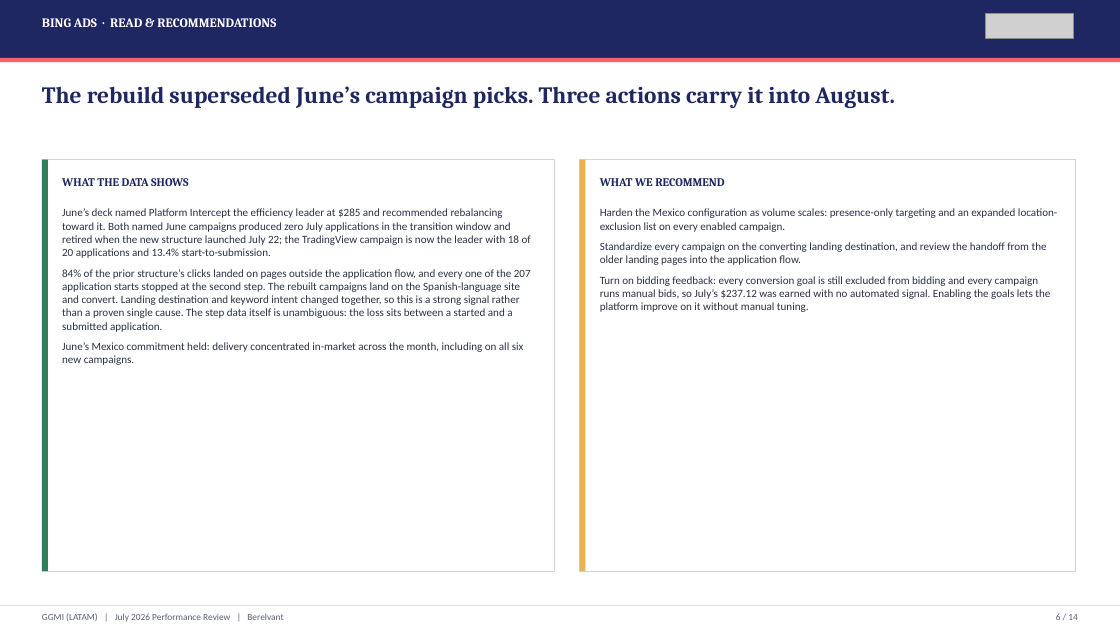
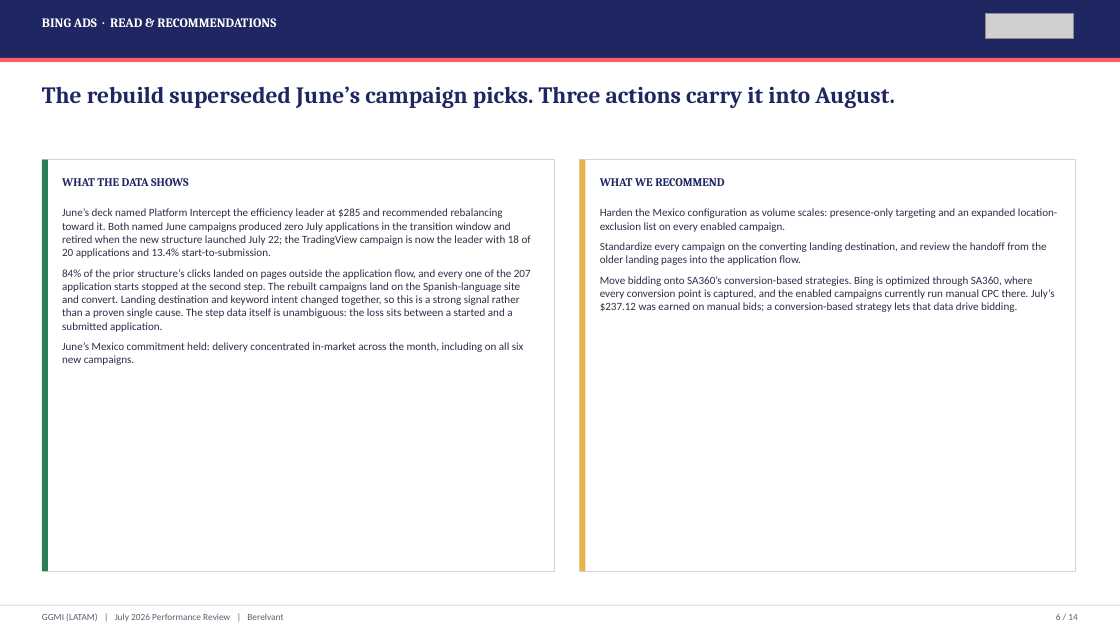
Before and after one commit to hablapro/brlvnt-reporting-hub, a slide deck: slide 6 of reports/forex/ggmi/2026-07/output/GGMI_LATAM_July_2026_Performance_Review.pptx. Drawn at 1120x630 pixels with LibreOffice and Linux fonts; fonts in the diff are those of the drawing; grey boxes stand for pictures. Boxes give left, top, right and bottom in pixels: in the first picture for what was removed or moved away, otherwise in the second. Text is boxed around its words. In the diff, an @@ line names an element or a change of style, - is before the commit and + after.

```diff
--- a/reports/forex/ggmi/2026-07/output/GGMI_LATAM_July_2026_Performance_Review.pptx
+++ b/reports/forex/ggmi/2026-07/output/GGMI_LATAM_July_2026_Performance_Review.pptx
@@ text at (600, 276, 1055, 312): text changed @@
-Turn on bidding feedback: every conversion goal is still excluded from bidding and every campaign runs manual bids, so July’s $237.12 was earned with no automated signal. Enabling the goals lets the platform improve on it without manual tuning.
+Move bidding onto SA360’s conversion-based strategies. Bing is optimized through SA360, where every conversion point is captured, and the enabled campaigns currently run manual CPC there. July’s $237.12 was earned on manual bids; a conversion-based strategy lets that data drive bidding.
```
Also in this commit, not shown: 1 other slide changed, 5 other files.
